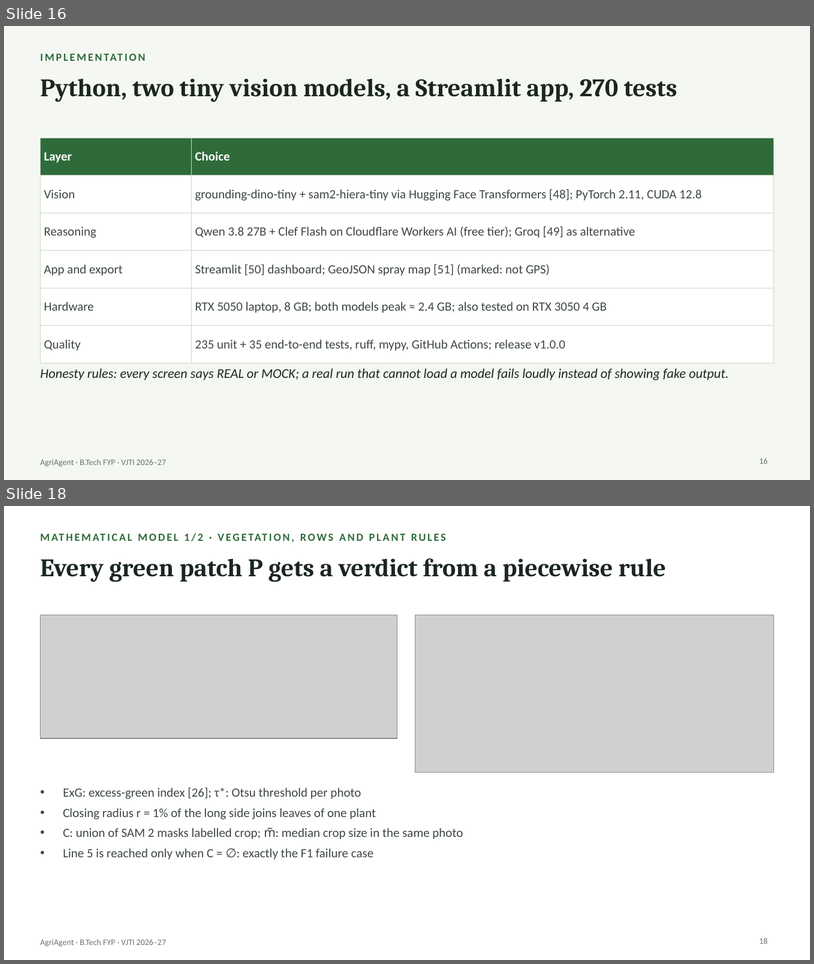
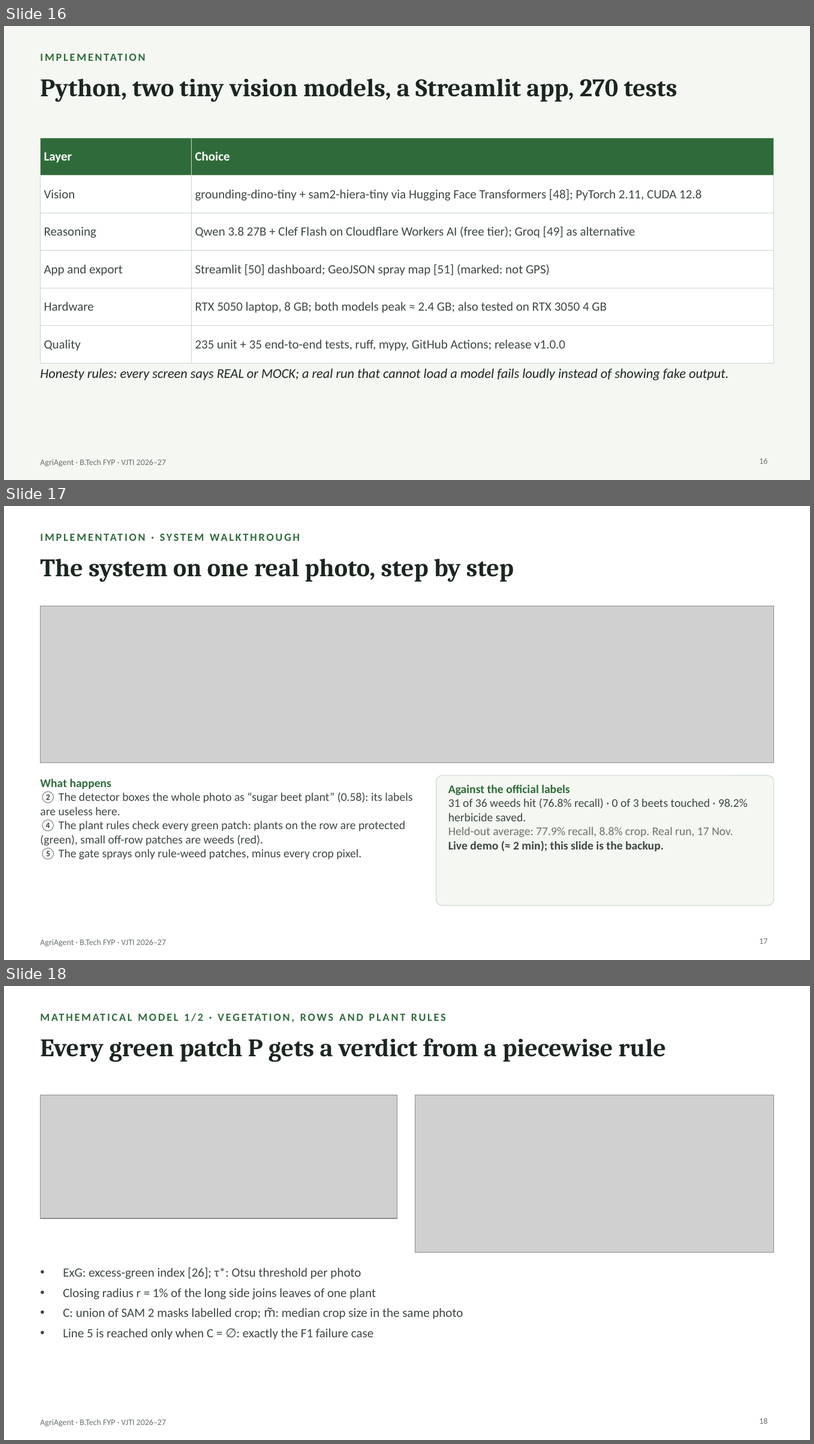
Before and after one commit to Chaitanya-666/agriAgent, a slide deck: docs/slides/AgriAgent_FYP_Presentation.pptx. Shown one above the other, each under a label of ours: slides 16 and 18 before the commit, slides 16, 17 and 18 after it; the slides between them are not shown. The pictures are 814x964 and 814x1444 pixels, drawn with LibreOffice and Linux fonts; fonts in the diff are those of the drawing; grey boxes stand for pictures. Boxes give left, top, right and bottom in pixels: in the first picture for what was removed or moved away, otherwise in the second. Text is boxed around its words. In the diff, an @@ line names an element or a change of style, - is before the commit and + after.

```diff
--- a/docs/slides/AgriAgent_FYP_Presentation.pptx
+++ b/docs/slides/AgriAgent_FYP_Presentation.pptx
@@ slide 17 added at (4,506,810,960), background #FFFFFF; not listed: 1 template element that a slide beside it also shows @@
@@ text added at (40,527,774,547), 13 pt, text #2F6B3A, bold @@
+IMPLEMENTATION · SYSTEM WALKTHROUGH
@@ text added at (40,558,514,582), 30 pt, text #1C2620, bold @@
+The system on one real photo, step by step
@@ picture added at (40,606,774,762) @@
@@ rounded rectangle added at (437,775,774,905), fill #F4F7F2, outline #D3DFD2 1 pt @@
@@ text added at (40,778,413,859), 14 pt, text #3D4741 @@
+What happens
+② The detector boxes the whole photo as “sugar beet plant” (0.58): its labels are useless here.
+④ The plant rules check every green patch: plants on the row are protected (green), small off-row patches are weeds (red).
+⑤ The gate sprays only rule-weed patches, minus every crop pixel.
@@ text added at (449,784,748,851), 14 pt, text #3D4741 @@
+Against the official labels
+31 of 36 weeds hit (76.8% recall) · 0 of 3 beets touched · 98.2% herbicide saved.
+Held-out average: 77.9% recall, 8.8% crop. Real run, 17 Nov.
+Live demo (≈ 2 min); this slide is the backup.
@@ page number added at (759,938,768,943), 10 pt, text #6A746D @@
+17
```
Also in this commit, not shown: 1 slide removed, 11 other files.
